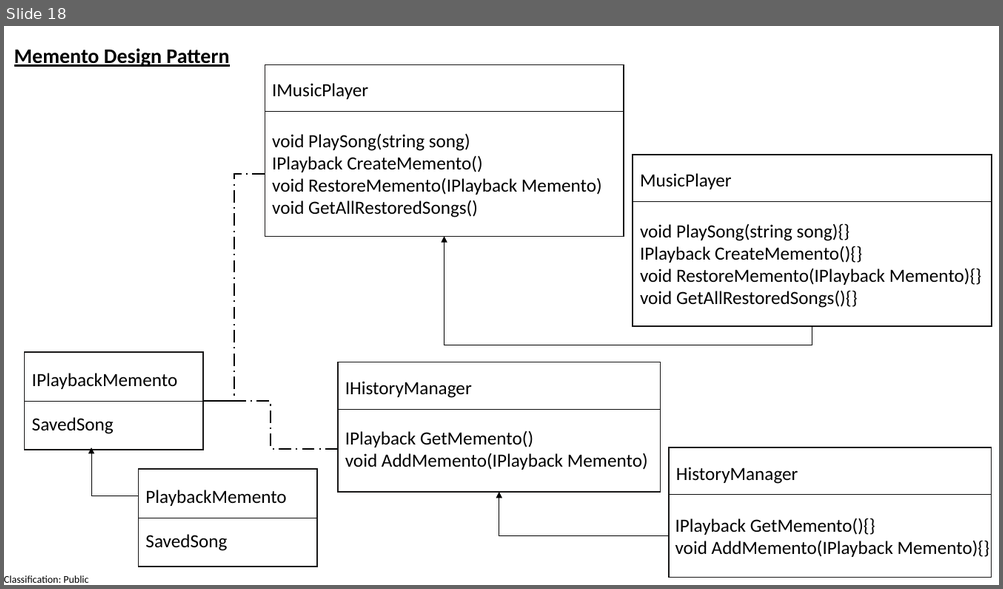
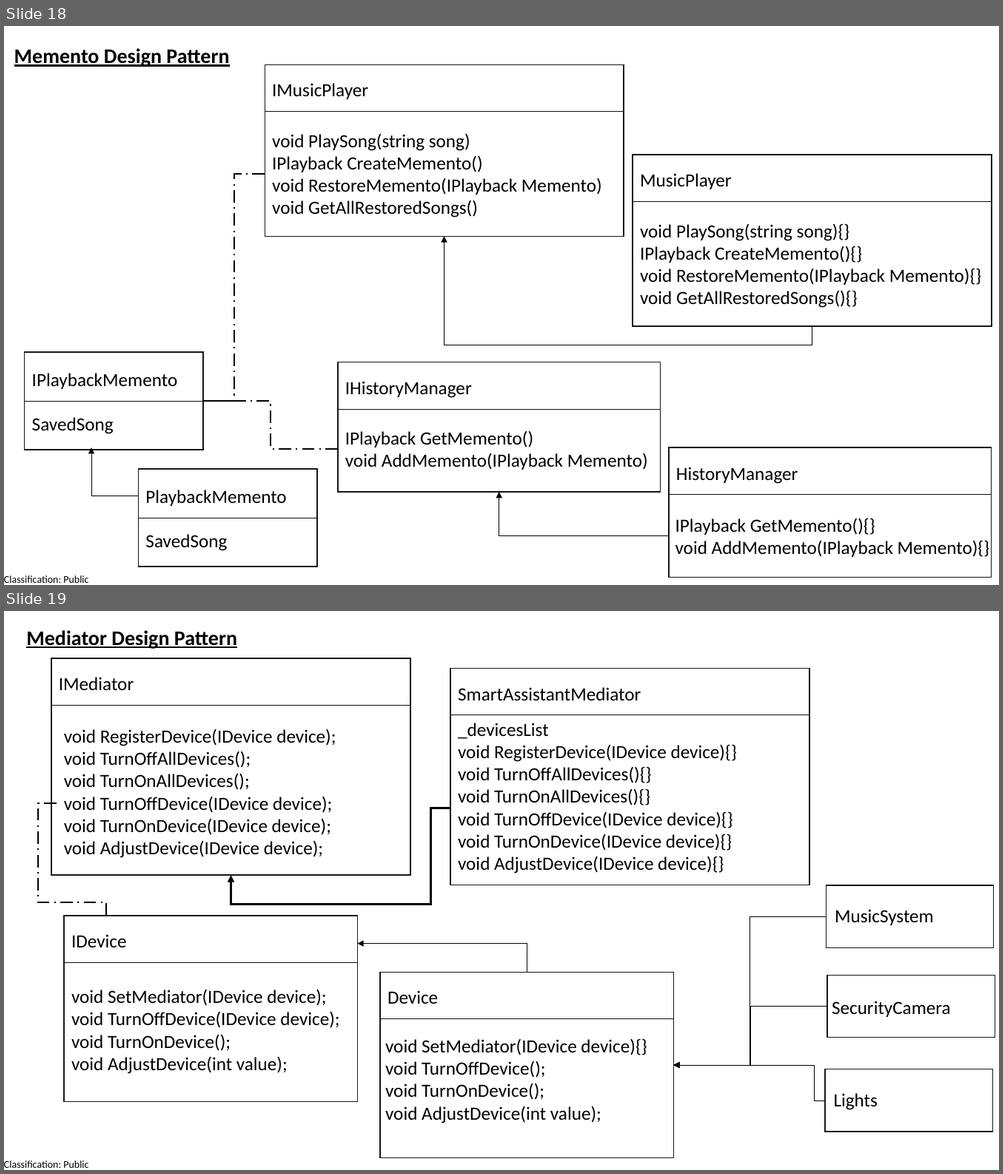
Before and after one commit to manaswiniray/DesignPatterns, a slide deck: UMLDiagrams.pptx. Shown one above the other, each under a label of ours: slide 18 before the commit, slides 18 and 19 after it. The pictures are 1003x589 and 1003x1174 pixels, drawn with LibreOffice and Linux fonts; fonts in the diff are those of the drawing. Boxes give left, top, right and bottom in pixels: in the first picture for what was removed or moved away, otherwise in the second. Text is boxed around its words. In the diff, an @@ line names an element or a change of style, - is before the commit and + after.

Commit message:
Committed for Mediator Design Pattern

```diff
--- a/UMLDiagrams.pptx
+++ b/UMLDiagrams.pptx
@@ slide 19 added at (x1=4, y1=611, x2=999, y2=1170), background #FFFFFF; not listed: 1 template element that a slide beside it also shows @@
@@ text added at (x1=26, y1=630, x2=237, y2=649), 20 pt, text #000000, bold, underline @@
+Mediator Design Pattern
@@ rectangle added at (x1=51, y1=659, x2=410, y2=876), outline #181717 1 pt @@
@@ text added at (x1=59, y1=677, x2=134, y2=691), 18 pt, text #000000 @@
+IMediator
@@ rectangle added at (x1=450, y1=669, x2=809, y2=886), outline #181717 1 pt @@
@@ text added at (x1=458, y1=687, x2=640, y2=701), 18 pt, text #000000 @@
+SmartAssistantMediator
@@ line added from (51, 705) to (410, 705), #0D0D0D 0.5 pt @@
@@ line added from (450, 715) to (809, 715), #0D0D0D 0.5 pt @@
@@ text added at (x1=64, y1=729, x2=336, y2=858), 18 pt, text #000000 @@
+void RegisterDevice(IDevice device);
+void TurnOffAllDevices();
+void TurnOnAllDevices();
+void TurnOffDevice(IDevice device);
+void TurnOnDevice(IDevice device);
+void AdjustDevice(IDevice device);
@@ text added at (x1=458, y1=723, x2=737, y2=874), 18 pt, text #000000 @@
+_devicesList
+void RegisterDevice(IDevice device){}
+void TurnOffAllDevices(){}
+void TurnOnAllDevices(){}
+void TurnOffDevice(IDevice device){}
+void TurnOnDevice(IDevice device){}
+void AdjustDevice(IDevice device){}
@@ elbow line added from (57, 803) to (106, 919), #000000 1.5 pt dashed @@
@@ elbow arrow added from (450, 808) to (231, 875), #000000 2.25 pt @@
@@ rectangle added at (x1=826, y1=886, x2=993, y2=948), outline #181717 1 pt @@
@@ rectangle added at (x1=64, y1=916, x2=357, y2=1102), outline #181717 1 pt @@
@@ elbow arrow added from (826, 917) to (673, 1065), #000000 0.5 pt @@
@@ text added at (x1=834, y1=909, x2=933, y2=925), 18 pt, text #000000 @@
+MusicSystem
@@ text added at (x1=71, y1=934, x2=127, y2=948), 18 pt, text #000000 @@
+IDevice
@@ line added from (64, 963) to (358, 963), #0D0D0D 0.5 pt @@
@@ elbow arrow added from (527, 972) to (358, 944), #000000 0.5 pt @@
@@ rectangle added at (x1=380, y1=972, x2=673, y2=1158), outline #181717 1 pt @@
@@ rectangle added at (x1=827, y1=975, x2=994, y2=1038), outline #181717 1 pt @@
@@ text added at (x1=71, y1=989, x2=339, y2=1074), 18 pt, text #000000 @@
+void SetMediator(IDevice device);
+void TurnOffDevice(IDevice device);
+void TurnOnDevice();
+void AdjustDevice(int value);
@@ text added at (x1=387, y1=991, x2=438, y2=1004), 18 pt, text #000000 @@
+Device
@@ elbow arrow added from (827, 1006) to (673, 1065), #000000 0.5 pt @@
@@ text added at (x1=831, y1=1001, x2=950, y2=1017), 18 pt, text #000000 @@
+SecurityCamera
@@ line added from (380, 1019) to (673, 1019), #0D0D0D 0.5 pt @@
@@ text added at (x1=385, y1=1039, x2=646, y2=1124), 18 pt, text #000000 @@
+void SetMediator(IDevice device){}
+void TurnOffDevice();
+void TurnOnDevice();
+void AdjustDevice(int value);
@@ elbow arrow added from (825, 1101) to (673, 1065), #000000 0.5 pt @@
@@ rectangle added at (x1=825, y1=1070, x2=992, y2=1133), outline #181717 1 pt @@
@@ text added at (x1=834, y1=1093, x2=877, y2=1111), 18 pt, text #000000 @@
+Lights
```
Also in this commit, not shown: 1 other slide added, 1 slide removed, 10 other files.
